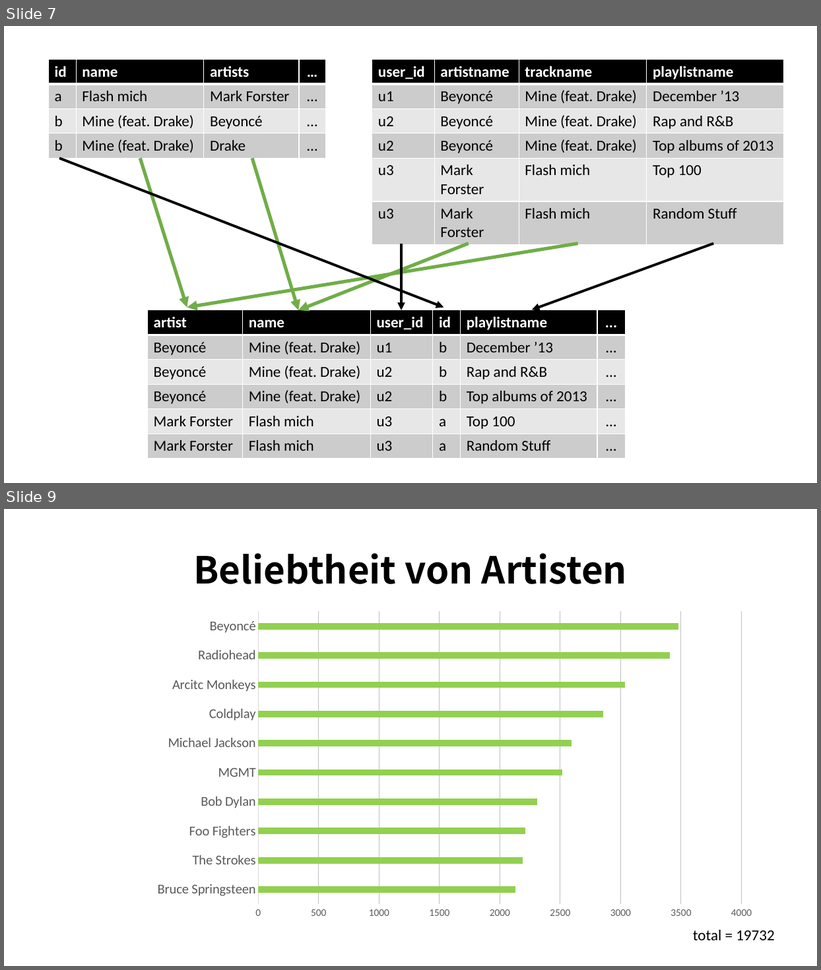
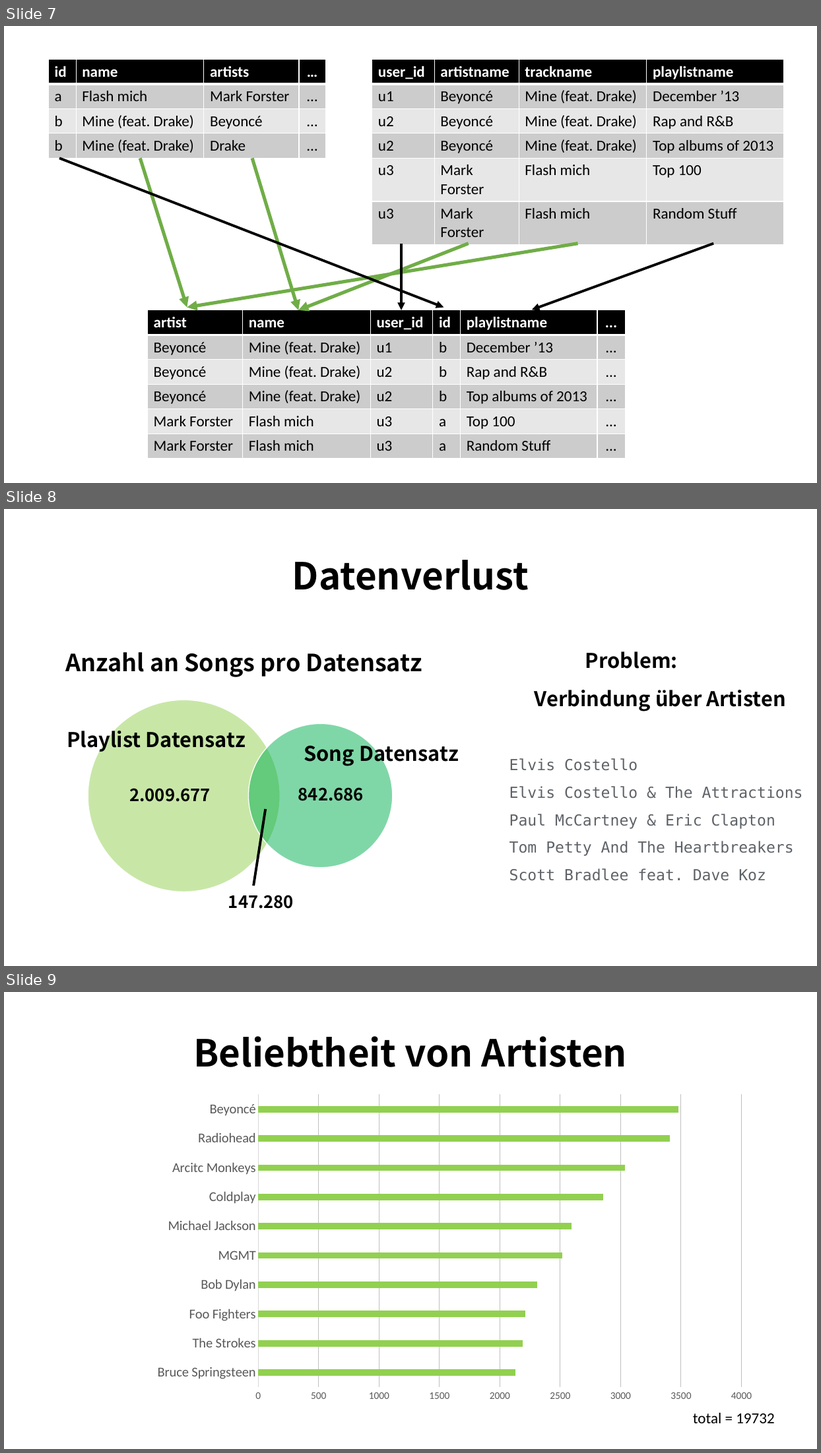
Before and after one commit to eric-kaufmann/spotify_analysis, a slide deck: spotify_analysis.pptx. Shown one above the other, each under a label of ours: slides 7 and 9 before the commit, slides 7, 8 and 9 after it; the slides between them are not shown. The pictures are 821x970 and 821x1453 pixels, drawn with LibreOffice and Linux fonts; fonts in the diff are those of the drawing. Boxes give left, top, right and bottom in pixels: in the first picture for what was removed or moved away, otherwise in the second. Text is boxed around its words. In the diff, an @@ line names an element or a change of style, - is before the commit and + after.

```diff
--- a/spotify_analysis.pptx
+++ b/spotify_analysis.pptx
@@ slide 8 added at <box>4,509,817,966</box>, background #FFFFFF @@
@@ title added at <box>292,560,529,590</box>, 44 pt, text #000000, bold @@
+Datenverlust
@@ text added at <box>66,652,422,677</box>, 28 pt, text #000000, bold @@
+Anzahl an Songs pro Datensatz
@@ text added at <box>585,652,678,669</box>, 24 pt, text #000000, bold @@
+Problem:
@@ text added at <box>535,690,786,712</box>, 24 pt, text #000000, bold @@
+Verbindung über Artisten
@@ text added at <box>67,726,246,753</box>, 24 pt, text #000000, bold @@
+Playlist Datensatz
@@ text added at <box>304,741,459,767</box>, 24 pt, text #000000, bold @@
+Song Datensatz
@@ text added at <box>510,758,803,881</box>, 18 pt, text #5F6368 @@
+Elvis Costello
+Elvis Costello & The Attractions
+Paul McCartney & Eric Clapton
+Tom Petty And The Heartbreakers
+Scott Bradlee feat. Dave Koz
@@ group added at <box>88,700,393,892</box>: 2 ellipses, 2 texts @@
+2.009.677
+842.686
@@ line added from (265, 809) to (253, 886), #000000 3 pt @@
@@ text added at <box>228,895,294,909</box>, 20 pt, text #000000, bold @@
+147.280
```
Also in this commit, not shown: 4 slides changed, 1 other slide added, 2 slides removed, 1 other file.
